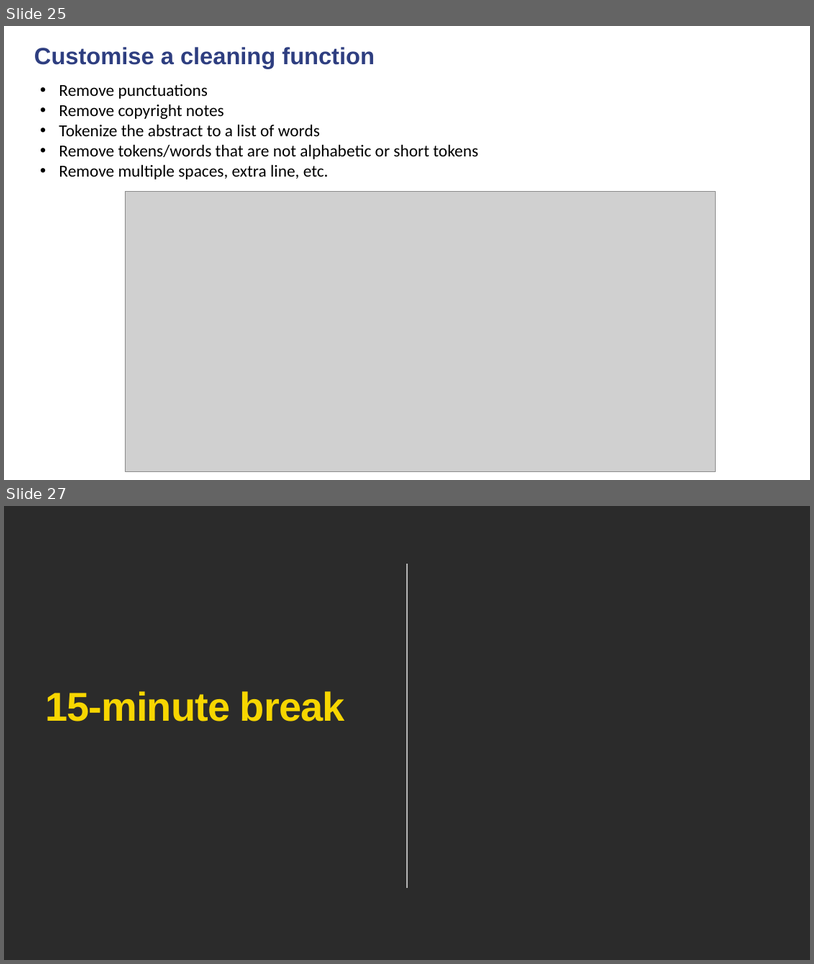
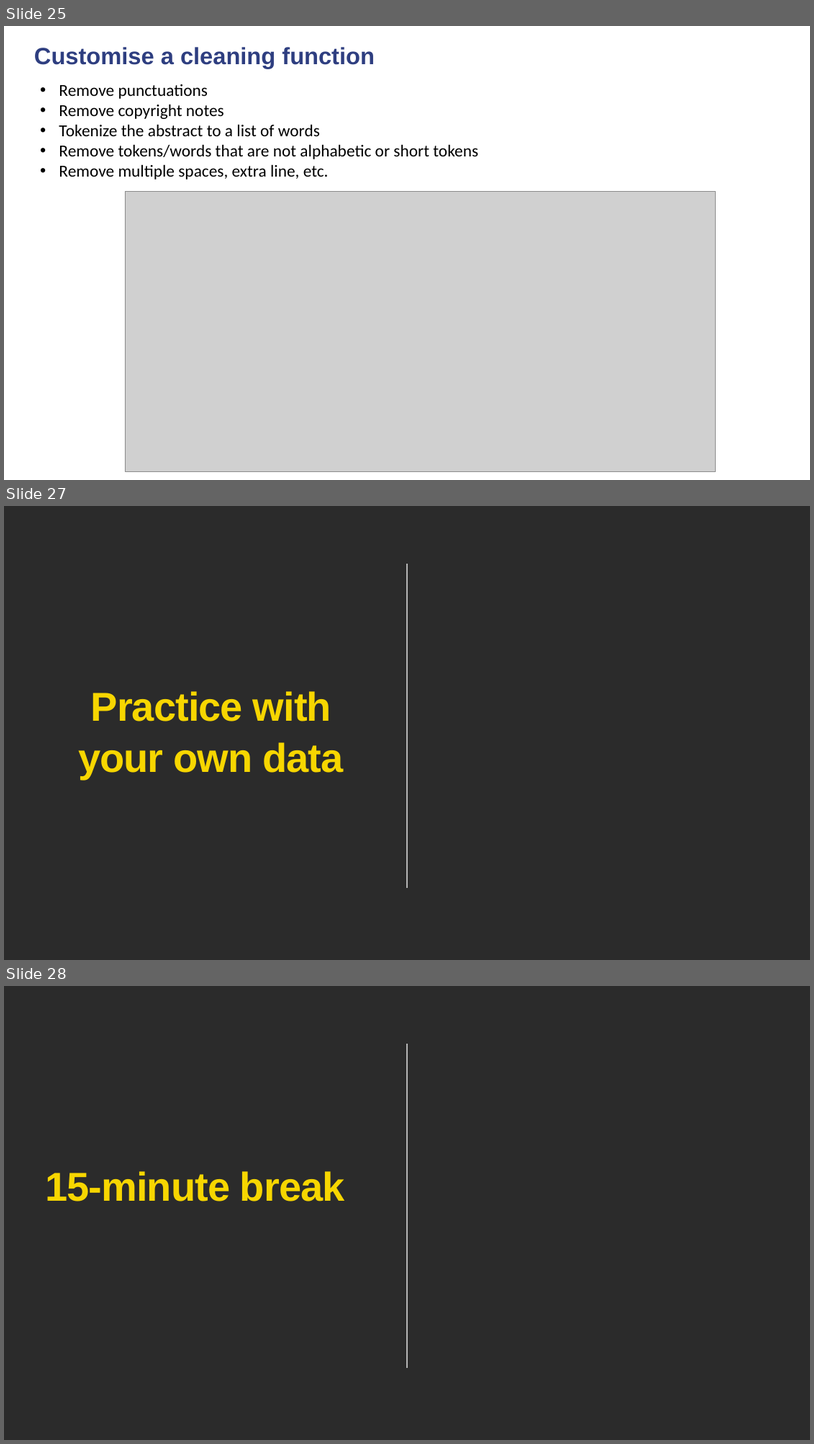
Before and after one commit to quanghuy2506/NUSC-LDA, a slide deck: PPT slides.pptx. Shown one above the other, each under a label of ours: slides 25 and 27 before the commit, slides 25, 27 and 28 after it; the slides between them are not shown. The pictures are 814x964 and 814x1444 pixels, drawn with LibreOffice and Linux fonts; fonts in the diff are those of the drawing; grey boxes stand for pictures; background and template pictures are left out; a plain dark background stands for a picture behind light text. Boxes give left, top, right and bottom in pixels: in the first picture for what was removed or moved away, otherwise in the second. Text is boxed around its words. In the diff, an @@ line names an element or a change of style, - is before the commit and + after.

```diff
--- a/PPT slides.pptx
+++ b/PPT slides.pptx
@@ slide 27 added at [4, 506, 810, 960], background picture (left out); not listed: 1 template element that a slide beside it also shows @@
@@ title added at [78, 691, 343, 779], 48 pt, text #F7D600, bold @@
+Practice with your own data
@@ what was slide 27 is now slide 28 @@
```
Also in this commit, not shown: 12 slides changed, 2 other slides added.
